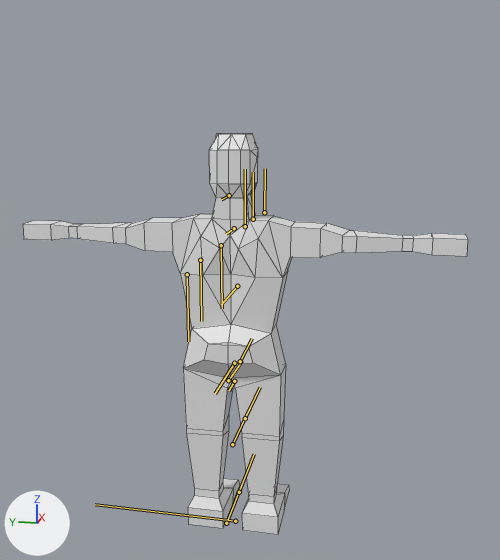
One commit to the FBX model BunchesProject/Assets/FBX/Human.fbx: the scene before it, then after it.
Camera for both pictures: a camera (50 mm lens) standing at (-0.0301, -0.0067, 0.02) and looking at (0.0007, -0.0006, 0.0123). The axes (+X, +Y, +Z) are drawn at lower left. The lights are the same throughout. The bones that bend it are drawn over the model as lines. Mesh edges are drawn as thin lines.

Objects in the first picture: 'HumanMesh'.
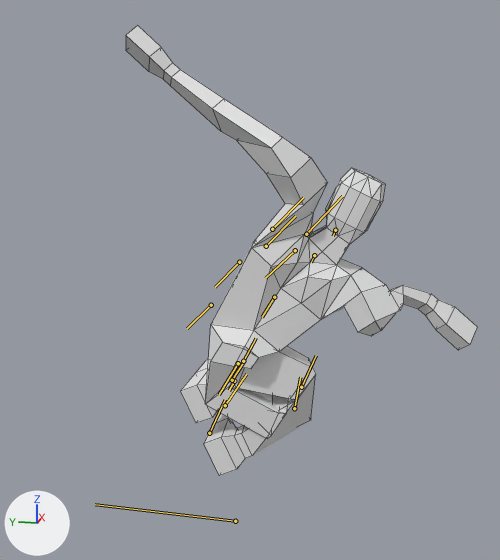
The newer file adds an action. The first version stands in its rest pose; the second is drawn at frame 15 of the action 'CraneUp'.

What changed in the scene script:
```text
Change bone_pelvis:
    where bone_pelvis = bpy.data.objects['Armature'].pose.bones['Pelvis']  # child of 'Armature'
    bone_pelvis.rotation_quaternion: (1.0, 0.0, 0.0, 0.0) -> (0.996, 0.0, -0.087, 0.0)  # degrees (0, 0, 0) -> degrees (0, -10, 0)
Change bone_stomach:
    where bone_stomach = bpy.data.objects['Armature'].pose.bones['Stomach']  # child of 'Pelvis'
    bone_stomach.rotation_quaternion: (1.0, 0.0, 0.0, 0.0) -> (0.991, 0.0, -0.131, 0.0)  # degrees (0, 0, 0) -> degrees (0, -15, 0)
Change bone_chest:
    where bone_chest = bpy.data.objects['Armature'].pose.bones['Chest']  # child of 'Stomach'
    bone_chest.rotation_quaternion: (1.0, 0.0, 0.0, 0.0) -> (0.985, 0.0, -0.174, 0.0)  # degrees (0, 0, 0) -> degrees (0, -20, 0)
Change bone_head:
    where bone_head = bpy.data.objects['Armature'].pose.bones['Head']  # child of 'Neck'
    bone_head.rotation_quaternion: (1.0, 0.0, 0.0, 0.0) -> (0.985, 0.0, 0.174, 0.0)  # degrees (0, 0, 0) -> degrees (0, 20, 0)
Change bone_uarm_r:
    where bone_uarm_r = bpy.data.objects['Armature'].pose.bones['UArm_r']  # child of 'Chest'
    bone_uarm_r.location: (0.0, 0.0, 0.0) -> (-0.043, -0.03, -0.087)
    bone_uarm_r.rotation_quaternion: (1.0, 0.0, 0.0, 0.0) -> (0.931, -0.065, 0.206, 0.294)  # degrees (0, 0, 0) -> degrees (0, 25, 35)
Change bone_larm_r:
    where bone_larm_r = bpy.data.objects['Armature'].pose.bones['LArm_r']  # child of 'UArm_r'
    bone_larm_r.rotation_quaternion: (1.0, 0.0, 0.0, 0.0) -> (0.966, 0.0, -0.259, 0.0)  # degrees (0, 0, 0) -> degrees (0, -30, 0)
Change bone_uarm_l:
    where bone_uarm_l = bpy.data.objects['Armature'].pose.bones['UArm_l']  # child of 'Chest'
    bone_uarm_l.location: (0.0, 0.0, 0.0) -> (-0.043, 0.03, -0.087)
    bone_uarm_l.rotation_quaternion: (1.0, 0.0, 0.0, 0.0) -> (0.931, 0.065, 0.206, -0.294)  # degrees (0, 0, 0) -> degrees (0, 25, -35)
Change bone_larm_l:
    where bone_larm_l = bpy.data.objects['Armature'].pose.bones['LArm_l']  # child of 'UArm_l'
    bone_larm_l.rotation_quaternion: (1.0, 0.0, 0.0, 0.0) -> (0.966, 0.0, -0.259, 0.0)  # degrees (0, 0, 0) -> degrees (0, -30, 0)
Change bone_uleg_r:
    where bone_uleg_r = bpy.data.objects['Armature'].pose.bones['ULeg_r']  # child of 'Pelvis'
    bone_uleg_r.location: (0.0, 0.0, 0.0) -> (-0.005, 0.0, 0.007)
    bone_uleg_r.rotation_quaternion: (1.0, 0.0, 0.0, 0.0) -> (0.793, 0.0, -0.609, 0.0)  # degrees (0, 0, 0) -> degrees (0, -75, 0)
Change bone_lleg_r:
    where bone_lleg_r = bpy.data.objects['Armature'].pose.bones['LLeg_r']  # child of 'ULeg_r'
    bone_lleg_r.rotation_quaternion: (1.0, 0.0, 0.0, 0.0) -> (0.423, 0.0, 0.906, 0.0)  # degrees (0, 0, 0) -> degrees (0, 130, 0)
Change bone_uleg_l:
    where bone_uleg_l = bpy.data.objects['Armature'].pose.bones['ULeg_l']  # child of 'Pelvis'
    bone_uleg_l.location: (0.0, 0.0, 0.0) -> (-0.005, 0.0, 0.007)
    bone_uleg_l.rotation_quaternion: (1.0, 0.0, 0.0, 0.0) -> (-0.793, 0.0, 0.609, 0.0)  # degrees (0, 0, 0) -> degrees (0, -75, 0)
Change bone_lleg_l:
    where bone_lleg_l = bpy.data.objects['Armature'].pose.bones['LLeg_l']  # child of 'ULeg_l'
    bone_lleg_l.rotation_quaternion: (1.0, 0.0, 0.0, 0.0) -> (0.423, 0.0, 0.906, 0.0)  # degrees (0, 0, 0) -> degrees (0, 130, 0)
```

Boxes (x1, y1, x2, y2) around the edits, measured in the pictures (500 x 560 px):
'HumanMesh', posed (21% narrower, 12% taller): before (23, 133, 468, 535); after (126, 26, 477, 476)
bone 'Stomach', root to tip: before (234, 363) to (215, 393); after (238, 363) to (219, 394)
bone 'Chest', root to tip: before (237, 286) to (221, 305); after (274, 297) to (262, 317)
bone 'Head', root to tip: before (229, 195) to (221, 199); after (335, 230) to (333, 236)
bone 'UArm_r', root to tip: before (221, 245) to (222, 308); after (295, 250) to (265, 278)
bone 'LArm_r', root to tip: before (200, 260) to (201, 321); after (239, 262) to (215, 287)
bone 'UArm_l', root to tip: before (245, 226) to (245, 169); after (306, 234) to (342, 196)
bone 'LArm_l', root to tip: before (253, 219) to (253, 172); after (272, 229) to (303, 197)
bone 'ULeg_r', root to tip: before (228, 380) to (242, 360); after (232, 380) to (245, 360)
bone 'LLeg_r', root to tip: before (232, 444) to (250, 407); after (294, 408) to (300, 377)
bone 'ULeg_l', root to tip: before (240, 361) to (252, 338); after (243, 361) to (256, 338)
bone 'LLeg_l', root to tip: before (245, 418) to (260, 387); after (301, 387) to (316, 355)
